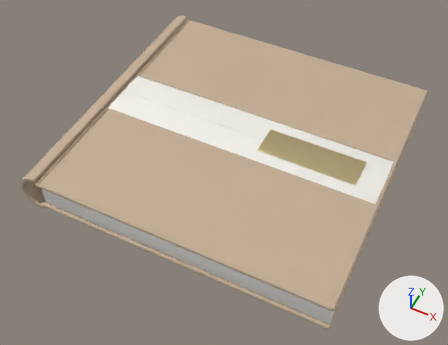
A saved change to the glTF model frontend/public/models/album/fascia--square.glb.
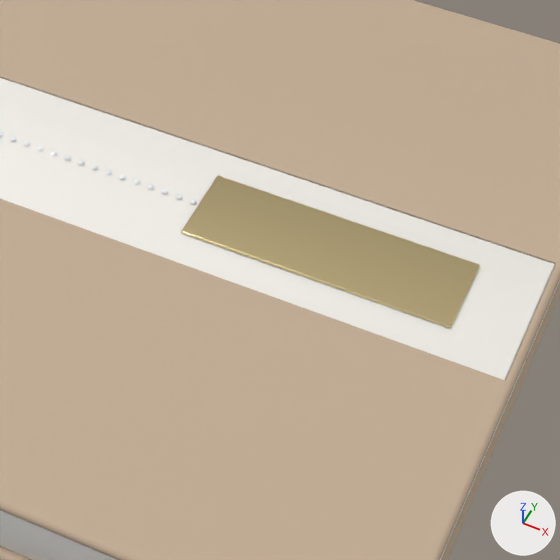
Each version appears first whole from a 50 mm camera at (0.184, -0.413, 0.462) aimed at (-0.009, -0.026, -0.021), and next in a close-up on the part from 43% to 88% of the width and 19% to 78% of the height. Every picture has the same lights, and +X, +Y and +Z are marked at lower right. The first two pictures are the older version. Vertices at exactly the same position are counted once.

Objects in the first close-up: 'Band', 'CoverBack', 'CoverFront', 'Decal', 'Pages', 'Plate' and 1 more.
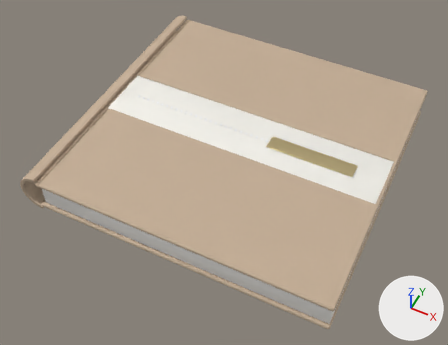
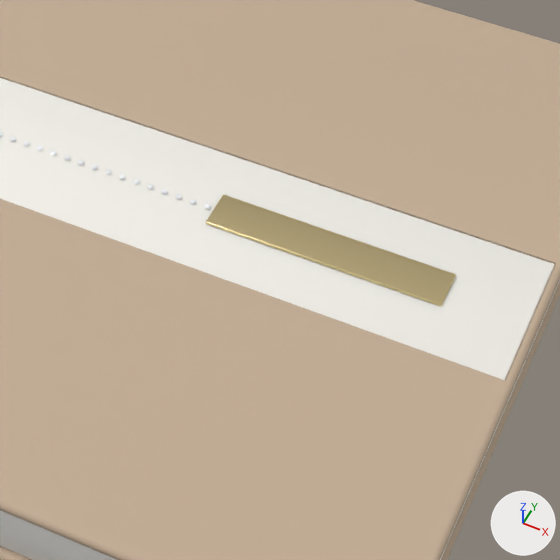
The edits, one by one:
me_plate is used by ob_plate; location (0.0737, 0.0, 0.018).
me_plate had 152 vertices, 300 faces and spanned x -0.051..0.051, y -0.0165..0.0165, z -0.0006..0.0006.
me_plate now has 152 vertices, 300 faces and spans x -0.045..0.045, y -0.0082..0.0082, z -0.0006..0.0006.
me_plate part 1: 152 of 152 vertices moved; they spanned x -0.051..0.051, y -0.0165..0.0165, z -0.0006..0.0006 and now span x -0.045..0.045, y -0.0082..0.0082, z -0.0006..0.0006; mean shift (0.0, 0.0, 0.0).

Boxes (x1, y1, x2, y2) around the edits, measured in the close-ups (560 x 560 px):
'Plate', reshaped (16% narrower, 27% shorter)
    before: (181, 175, 480, 328)
    after: (205, 195, 456, 306)
